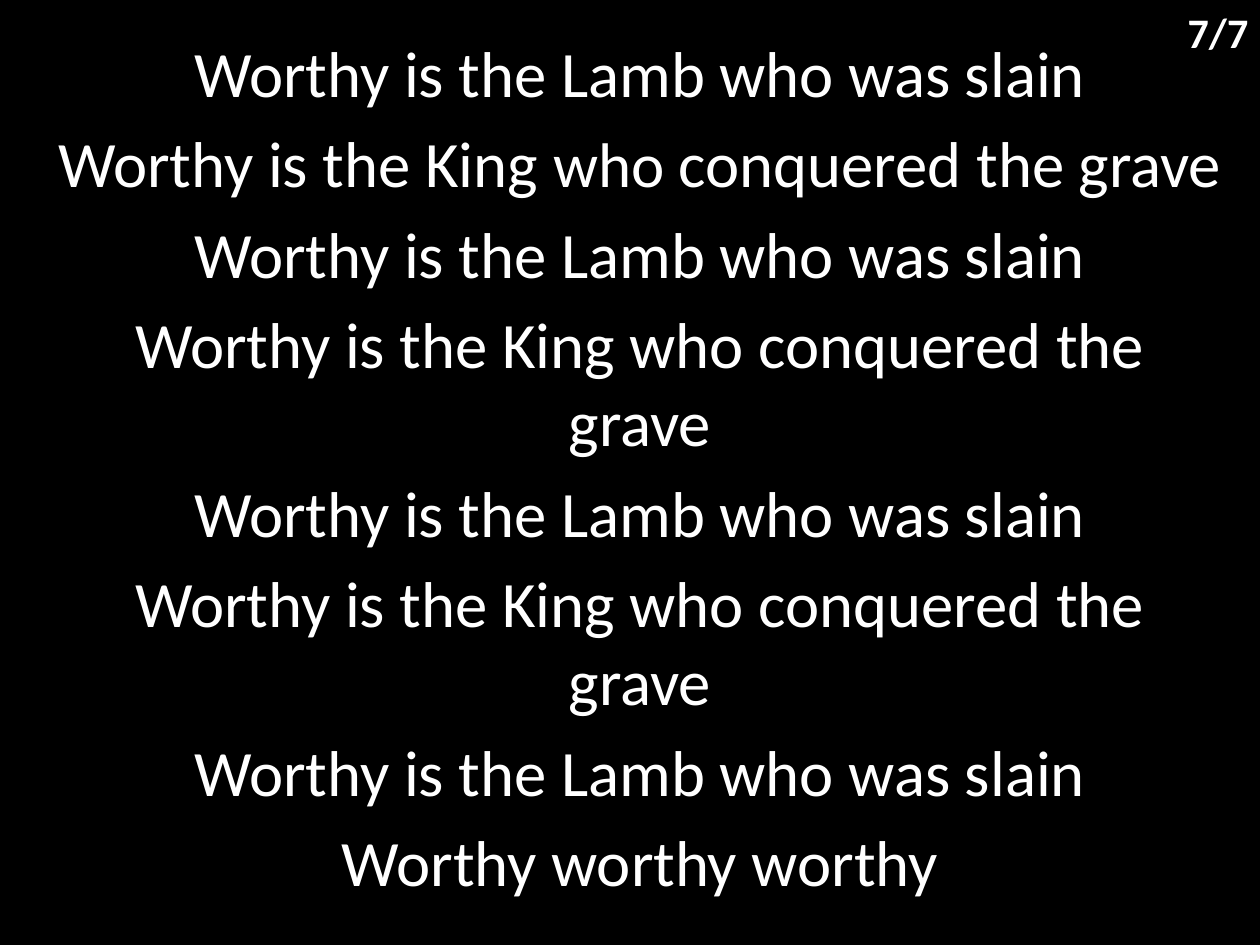
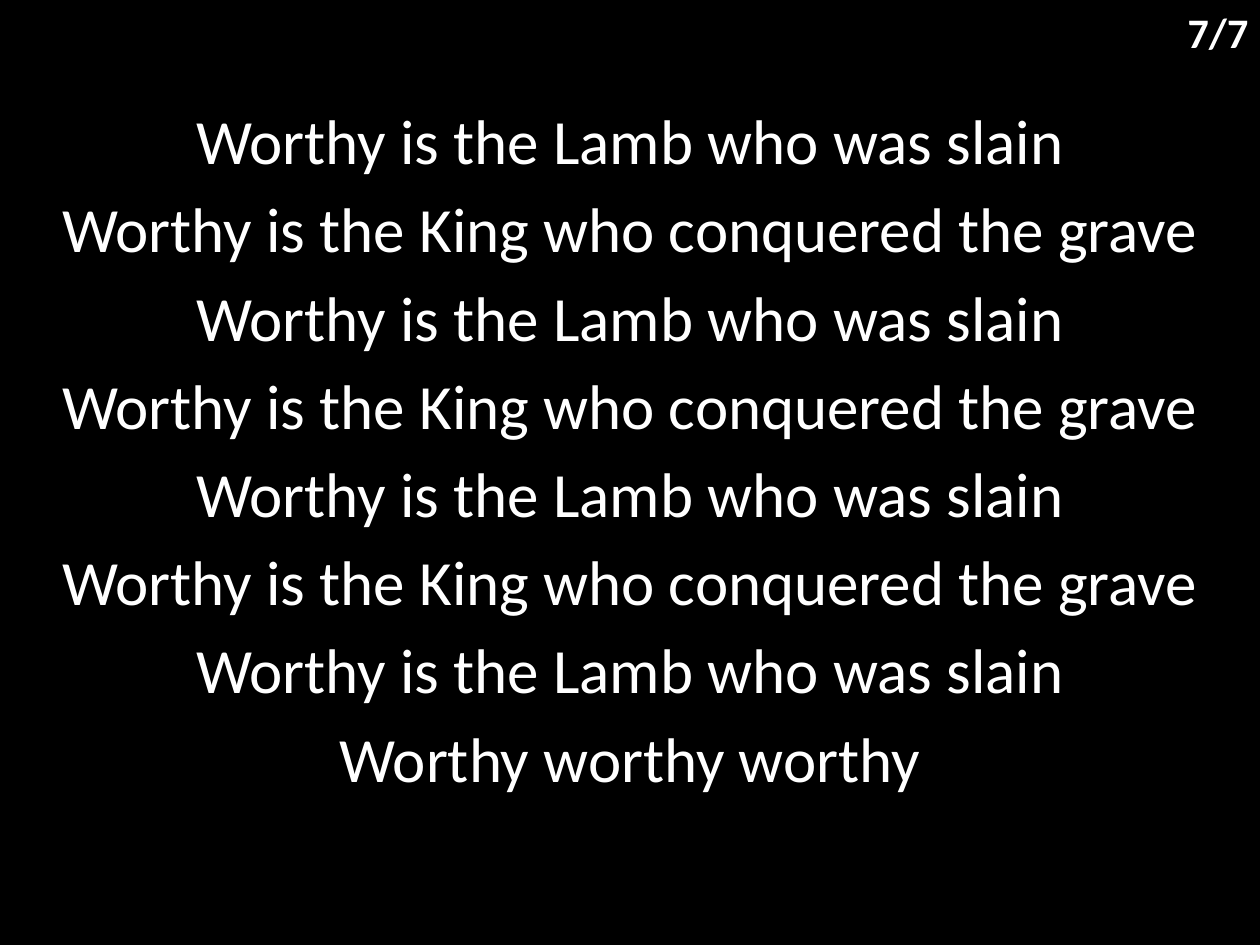
Before and after one commit to hoo-are-ya/worship, a slide deck: slide 8 of docs/songs/this is amazing grace.pptx. Drawn at 1260x945 pixels with LibreOffice and Linux fonts; fonts in the diff are those of the drawing. Boxes give left, top, right and bottom in pixels: in the first picture for what was removed or moved away, otherwise in the second. Text is boxed around its words. In the diff, an @@ line names an element or a change of style, - is before the commit and + after.

```diff
--- a/docs/songs/this is amazing grace.pptx
+++ b/docs/songs/this is amazing grace.pptx
@@ subtitle "Worthy is the Lamb who ...": place and size @@
-subtitle "Worthy is the Lamb who ..." at (59,52,1221,897)
+subtitle "Worthy is the Lamb who ..." at (62,120,1197,792)
@@ subtitle "Worthy is the Lamb who ..." at (62,120,1197,792): size 37 to 36 pt @@
```
Also in this commit, not shown: 6 other slides changed, 2 other files.
